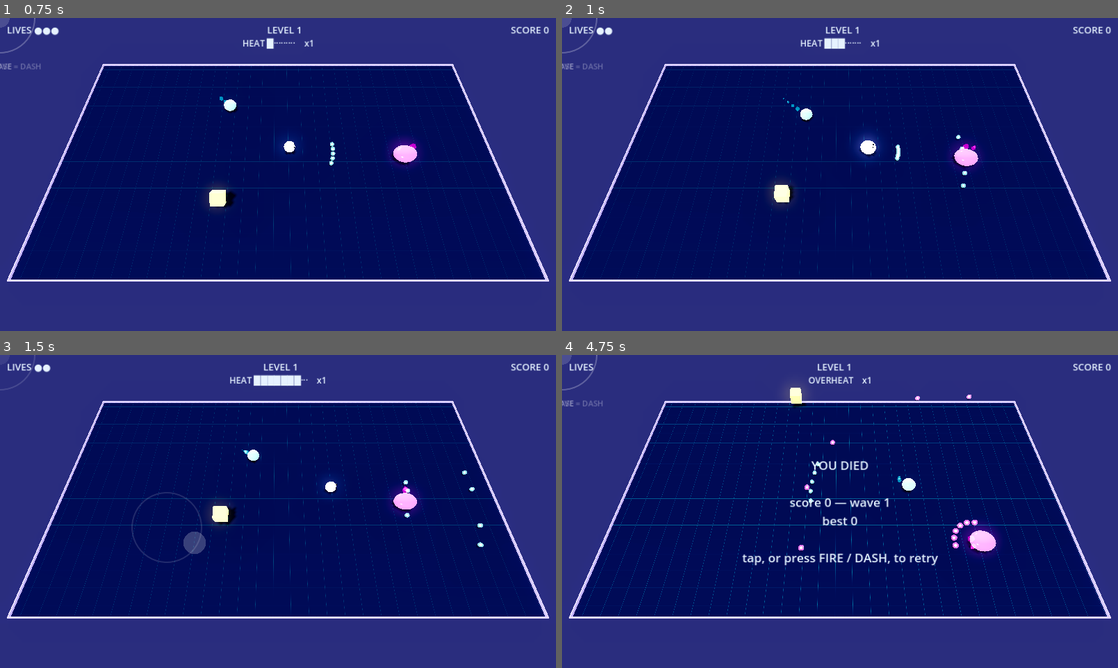
Above: before the commit, frames 1-4 (two rows, left to right).
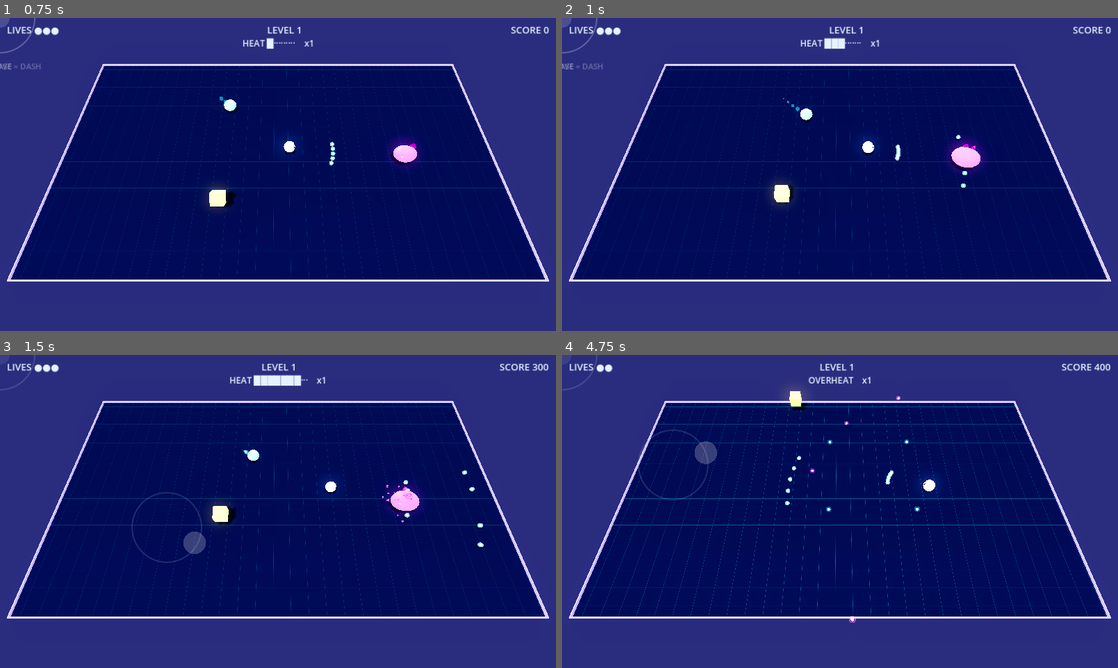
Above: after the commit, the same moments.

Repository: mbace1/toko-drop-godot
Game: Godot game, scene res://scenes/main.tscn
The game is run twice, just before and just after one commit, with the same random seed, the same clock (stepped at 60 frames per second) and the same inputs.
Inputs (mouse positions are in pixels of both pictures, inside the frame that each line leads up to):
- Up to frame 1 (0.75 s): tap Enter at 0.5 s; move the mouse to (400, 158) at 0.52 s; press the mouse at (400, 158) at 0.53 s; hold D (move_right) from 0.53 s (still down)
- Up to frame 2 (1 s): keep holding D (move_right)
- Up to frame 3 (1.5 s): release D (move_right) at 1.25 s; release the mouse at (400, 495) at 1.25 s; drag from (166, 527) to (250, 574) at 1.27 s
- Up to frame 4 (4.75 s): move the mouse to (895, 442) at 2.02 s; press the mouse at (895, 442) at 2.03 s; hold D (move_right) 2.03-2.75 s; release the mouse at (895, 442) at 2.75 s; drag from (812, 574) to (673, 464) at 2.77 s; move the mouse to (1006, 558) at 3.52 s; hold A (move_left) 3.53-4.25 s; hold Q 3.53-4.25 s; click (1006, 558) at 3.8 s; drag from (673, 464) to (756, 433) at 4.27 s

Frame 1 is identical in both runs. In frame 2, 0.4% of the frame differs, in the area x 9-76%, y 2-49%; in frame 3, 0.4%; in frame 4, 2.9%, in the area x 0-99%, y 0-86%.

Commit message:
Fix player bullets damaging the player; add debris and camera shake
THE BUG, first: patch tooling anchored the QUANTUM SHIELD reflect block on the
first `b.alive = false` in main.gd, which lives in the PLAYER-bullet-vs-enemy
loop rather than the enemy-bullet-vs-player one. The player-bullet loop was
overwritten with the enemy-bullet body, so since the abilities commit,
shooting an enemy called _damage_player() and gunfire could not kill anything
at all. Live on master for two commits.

It shipped past 155 green checks because those loops were inline in
_process_playing(), which needs live input, so nothing could reach them. They
are methods now — _collide_player_bullets / _collide_enemy_bullets /
_collide_contact — and the gate drives them directly against a real
main.tscn. The lesson is recorded in PORT_STATUS: a system only reachable
through input is a system the gate cannot see.

That scene test needs a REAL frame (main.tscn's _ready does not run until the
tree processes one, and add_child does not flush it in a bare SceneTree), so
smoke.gd now finishes its component tests in _init and picks the scene test up
from _process.

Game feel, the visual pass:
- DebrisPool — ballistic gel lumps with a floor bounce, at TUNING.fx counts:
  8 droplets on a hit, 22 droplets plus 5 bigger chunks on a kill. Lit rather
  than unlit, because unlit spheres of a flat colour read as confetti instead
  of bits of the same gel the bodies are made of.
- Camera shake on main.js's trauma model: events add trauma, it decays at
  ~2.8/s, and the offset is trauma SQUARED. Squaring is what keeps a stream of
  small hits from reading as constant judder while a kill still lands. Taking
  damage shakes hardest.

Smoke test 155 -> 164 checks; boots clean.

Co-Authored-By: Claude Sonnet 5 <noreply@anthropic.com>
Claude-Session: https://claude.ai/code/session_01YVYCthnnpMWQ6WawyhARue

Diff:
--- /dev/null
+++ b/scripts/debris_pool.gd
@@ -0,0 +1,125 @@
+## debris_pool.gd — the gel that comes off a body when it is hit or killed.
+##
+## `TUNING.fx` in the browser build: `hitDroplets` 8, `killDroplets` 22,
+## `killChunks` 5. A kill throws gel outward; a hit spits a few droplets. Both
+## are the difference between "the enemy's alive flag went false" and "you
+## burst it".
+##
+## One MultiMesh, ballistic integration on the CPU, floor bounce. Kept off
+## `GPUParticles3D` deliberately for now: these need to be spawnable from the
+## exact frame a body dies with the body's own colour, and a CPU pool of a few
+## hundred is far cheaper to reason about than a particle system per enemy.
+## PORT_BRIEF.md §3/§5 wants GPU particles eventually — that is a later pass,
+## and this is the shape it will replace.
+class_name DebrisPool
+extends Node3D
+
+const POOL_SIZE := 320
+const GRAVITY := -26.0
+const BOUNCE := -0.34
+const FRICTION := 0.86
+const LIFE := 0.85
+
+var _px := PackedFloat32Array()
+var _py := PackedFloat32Array()
+var _pz := PackedFloat32Array()
+var _vx := PackedFloat32Array()
+var _vy := PackedFloat32Array()
+var _vz := PackedFloat32Array()
+var _size := PackedFloat32Array()
+var _life := PackedFloat32Array()
+var _col: Array[Color] = []
+var _next := 0
+
+var _mm: MultiMeshInstance3D
+var _built := false
+
+func _ready() -> void:
+	build()
+
+func build() -> void:
+	if _built:
+		return
+	_built = true
+	for a in [_px, _py, _pz, _vx, _vy, _vz, _size, _life]:
+		a.resize(POOL_SIZE)
+	_col.resize(POOL_SIZE)
+
+	var m := SphereMesh.new()
+	m.radius = 1.0
+	m.height = 2.0
+	m.radial_segments = 6
+	m.rings = 4
+
+	var mat := StandardMaterial3D.new()
+	mat.vertex_color_use_as_albedo = true
+	mat.roughness = 0.15
+	mat.metallic = 0.0
+	# Lit, not unlit: these are lumps of the same gel the bodies are made of,
+	# and unlit spheres of a flat colour read as confetti.
+	mat.shading_mode = BaseMaterial3D.SHADING_MODE_PER_PIXEL
+
+	var mm := MultiMesh.new()
+	mm.transform_format = MultiMesh.TRANSFORM_3D
+	mm.use_colors = true
+	mm.instance_count = POOL_SIZE
+	mm.visible_instance_count = 0
+	mm.mesh = m
+
+	_mm = MultiMeshInstance3D.new()
+	_mm.multimesh = mm
+	_mm.material_override = mat
+	_mm.cast_shadow = GeometryInstance3D.SHADOW_CASTING_SETTING_OFF
+	add_child(_mm)
+
+## `spread` is the outward speed; `up` biases the initial lift.
+func burst(x: float, z: float, count: int, color: Color, size: float,
+		spread := 6.0, up := 5.0) -> void:
+	for i in count:
+		var s := _next
+		_next = (_next + 1) % POOL_SIZE
+		var a := randf() * TAU
+		var r := randf()
+		_px[s] = x
+		_py[s] = 0.35 + randf() * 0.5
+		_pz[s] = z
+		_vx[s] = cos(a) * spread * (0.35 + r)
+		_vy[s] = up * (0.4 + randf())
+		_vz[s] = sin(a) * spread * (0.35 + r)
+		_size[s] = size * (0.5 + randf() * 0.8)
+		_life[s] = LIFE * (0.7 + randf() * 0.6)
+		_col[s] = color
+
+func update(delta: float) -> void:
+	if not _built:
+		return
+	var n := 0
+	for i in POOL_SIZE:
+		if _life[i] <= 0.0:
+			continue
+		_life[i] -= delta
+		if _life[i] <= 0.0:
+			continue
+		_vy[i] += GRAVITY * delta
+		_px[i] += _vx[i] * delta
+		_py[i] += _vy[i] * delta
+		_pz[i] += _vz[i] * delta
+		if _py[i] < 0.06:
+			_py[i] = 0.06
+			_vy[i] *= BOUNCE
+			_vx[i] *= FRICTION
+			_vz[i] *= FRICTION
+		# Shrink out over the last third, so nothing vanishes mid-air.
+		var f: float = _size[i] * minf(1.0, _life[i] / (LIFE * 0.34))
+		_mm.multimesh.set_instance_transform(n,
+			Transform3D(Basis().scaled(Vector3(f, f, f)),
+				Vector3(_px[i], _py[i], _pz[i])))
+		_mm.multimesh.set_instance_color(n, _col[i])
+		n += 1
+	_mm.multimesh.visible_instance_count = n
+
+func clear() -> void:
+	for i in POOL_SIZE:
+		_life[i] = 0.0
+	if _built:
+		_mm.multimesh.visible_instance_count = 0
--- a/scripts/main.gd
+++ b/scripts/main.gd
@@ -53,6 +53,12 @@
 var bullets: BulletPool
 var trails: TrailPool
 var poison: PoisonField
+var debris: DebrisPool
+## Camera shake as main.js does it: a TRAUMA value events add to, decaying on
+## its own, with the offset driven by trauma SQUARED. Squaring is what stops a
+## stream of small hits reading as a constant judder while a kill still lands.
+var _trauma := 0.0
+var _cam_rest := Vector3.ZERO
 var waves: WaveDirector
 var input_mgr: InputManager
 var camera: Camera3D
@@ -88,6 +94,10 @@
 	poison = PoisonField.new()
 	add_child(poison)
 	poison.build()
+
+	debris = DebrisPool.new()
+	add_child(debris)
+	debris.build()
 
 	var enemies_root := Node3D.new()
 	enemies_root.name = "Enemies"
@@ -253,6 +263,7 @@
 	add_child(camera)
 	camera.look_at(Vector3(0.0, 0.0, 2.5), Vector3.UP)
 	camera.current = true
+	_cam_rest = camera.position
 
 func _setup_hud() -> void:
 	hud = CanvasLayer.new()
@@ -362,6 +373,7 @@
 				mode = row["mode"] if row["ready"] else Mode.CLASSIC
 				_start_game()
 
+	_update_shake(delta)
 	_update_hud()
 
 func _process_playing(delta: float) -> void:
@@ -381,13 +393,28 @@
 	bullets.update(delta, maxf(HALF_X, HALF_Z))
 	trails.update(delta)
 	poison.update(delta)
+	debris.update(delta)
 	# Standing in sludge costs you, long after the body that laid it died.
 	if player.alive and not player.invincible \
 			and poison.damages_at(player.position.x, player.position.z):
 		_damage_player()
 	waves.update(delta)
 
-	# Player bullets vs. enemies.
+	_collide_player_bullets()
+	_collide_enemy_bullets()
+	_collide_contact()
+
+	if not player.alive:
+		_on_player_dead()
+
+## One damage path for both rulesets. Rush spends a LIFE and drops the
+## chain; classic spends HP. Both take the mercy window, so a single frame
+## can never cost two.
+## Player shots vs. enemy bodies. A method, not an inline loop, so the gate
+## can drive it: these were only reachable through _process_playing() (which
+## needs live input), and that is exactly how a bug that made player bullets
+## damage the PLAYER shipped past a green suite.
+func _collide_player_bullets() -> void:
 	for e in waves.enemies:
 		if not is_instance_valid(e) or not e.alive:
 			continue
@@ -397,39 +424,81 @@
 			var dx := b.x - e.position.x
 			var dz := b.z - e.position.z
 			var r := e.radius + 0.15
-			if dx * dx + dz * dz < r * r:
-				# QUANTUM SHIELD turns incoming fire into outgoing fire. It is
-				# the one ability that pays you for standing and shooting.
-				if mode == Mode.RUSH and rush.reflecting():
-					bullets.spawn_dir(b.x, b.z, -b.vx, -b.vz, true)
-					b.alive = false
-					continue
-				b.alive = false
-				_damage_player()
+			if dx * dx + dz * dz >= r * r:
+				continue
+			b.alive = false
+			var was_max := e.max_hp
+			if e.take_hit(1):
+				var gain := 100 * was_max
+				score += rush.award(gain) if mode == Mode.RUSH else gain
+				audio.play_varied("kill")
+				# TUNING.fx: killDroplets 22 / killChunks 5.
+				debris.burst(e.position.x, e.position.z, 22, e.color, e.radius * 0.26)
+				debris.burst(e.position.x, e.position.z, 5, e.color, e.radius * 0.5, 4.0, 7.0)
+				add_shake(0.12)
+			else:
+				audio.play_varied("hit")
+				# TUNING.fx.hitDroplets 8 — a hit SPITS, a kill bursts.
+				debris.burst(b.x, b.z, 8, e.color, e.radius * 0.15, 3.4, 3.0)
 				break
 
-	# Enemy bullets vs. player. Checked after contact so a single frame can
-	# never cost two HP — player.hit() is a no-op while mercy i-frames run,
-	# which the first hit of the frame has already started.
-	if player.alive and not player.invincible:
-		for b in bullets.active:
-			if not b.alive or b.is_player:
+## Enemy shots vs. the player. QUANTUM SHIELD belongs HERE — it turns
+## incoming fire into outgoing fire, and is the one ability that pays you
+## for standing and shooting.
+func _collide_enemy_bullets() -> void:
+	if not player.alive or player.invincible:
+		return
+	for b in bullets.active:
+		if not b.alive or b.is_player:
+			continue
+		var dx := b.x - player.position.x
+		var dz := b.z - player.position.z
+		var r := Player.RADIUS + 0.15
+		if dx * dx + dz * dz >= r * r:
+			continue
+		if mode == Mode.RUSH and rush.reflecting():
+			bullets.spawn_dir(b.x, b.z, -b.vx, -b.vz, true)
+			b.alive = false
+			continue
+		b.alive = false
+		_damage_player()
+		return
+
+## Bodies touching the player. In Rush a BOOSTING player kills instead of
+## being hurt, which is the whole mode; that branch runs first.
+func _collide_contact() -> void:
+	if not player.alive:
+		return
+	if mode == Mode.RUSH and rush.boosting:
+		for e in waves.enemies:
+			if not is_instance_valid(e) or not e.alive:
 				continue
-			var dx := b.x - player.position.x
-			var dz := b.z - player.position.z
-			var r := Player.RADIUS + 0.15
-			if dx * dx + dz * dz < r * r:
-				b.alive = false
-				_damage_player()
-				break
-
-	if not player.alive:
-		_on_player_dead()
-
-## One damage path for both rulesets. Rush spends a LIFE and drops the
-## chain; classic spends HP. Both take the mercy window, so a single frame
-## can never cost two.
+			var bdx := e.position.x - player.position.x
+			var bdz := e.position.z - player.position.z
+			var br := e.radius + Player.RADIUS
+			if bdx * bdx + bdz * bdz < br * br:
+				var bmax := e.max_hp
+				if e.take_hit(99):
+					rush.add_boost_kill()
+					score += rush.award(100 * bmax)
+					audio.play_varied("kill")
+					debris.burst(e.position.x, e.position.z, 22, e.color, e.radius * 0.30)
+					add_shake(0.16)
+		return
+	if player.invincible:
+		return
+	for e in waves.enemies:
+		if not is_instance_valid(e) or not e.alive:
+			continue
+		var dx := e.position.x - player.position.x
+		var dz := e.position.z - player.position.z
+		var r := e.radius + Player.RADIUS
+		if dx * dx + dz * dz < r * r:
+			_damage_player()
+			return
+
 func _damage_player() -> void:
+	add_shake(0.45)   # the one event you must never miss
 	if mode == Mode.RUSH:
 		if player.invincible:
 			return
@@ -495,6 +564,7 @@
 	bullets.clear()
 	trails.clear()
 	poison.clear()
+	debris.clear()
 	waves.start_wave()
 	_msg_label.hide()
 
@@ -582,6 +652,25 @@
 	var r: Dictionary = MODE_ROWS[_menu_row]
 	return SaveService.RUSH if r["mode"] == Mode.RUSH else SaveService.NORMAL
 
+## main.js: trauma decays at ~2.8/s and the offset is trauma squared.
+func _update_shake(delta: float) -> void:
+	if _trauma <= 0.0:
+		if camera.position != _cam_rest:
+			camera.position = _cam_rest
+			camera.look_at(Vector3(0.0, 0.0, 2.5), Vector3.UP)
+		return
+	_trauma = maxf(0.0, _trauma - delta * 2.8)
+	var mag := _trauma * _trauma
+	var t := Time.get_ticks_msec() / 1000.0
+	camera.position = _cam_rest + Vector3(
+		sin(t * 41.0) * mag * 1.8,
+		sin(t * 37.0) * mag * 1.2,
+		sin(t * 43.0) * mag * 1.2)
+	camera.look_at(Vector3(0.0, 0.0, 2.5), Vector3.UP)
+
+func add_shake(amount: float) -> void:
+	_trauma = minf(1.0, _trauma + amount)
+
 func _update_hud() -> void:
 	if player == null:
 		return
--- a/tests/smoke.gd
+++ b/tests/smoke.gd
@@ -29,9 +29,20 @@
 	_test_death_pop(root)
 	_test_revenge(root)
 	_test_wave_clears_and_advances(root)
-
+	# The scene test needs a REAL frame: main.tscn's _ready() does not run
+	# until the tree processes one, and add_child() does not flush it here.
+	# So the component tests finish in _init and _process picks up from there.
+
+var _frames := 0
+
+func _process(_delta: float) -> bool:
+	_frames += 1
+	if _frames < 2:
+		return false
+	_test_collisions()
 	print("SMOKE: %s" % ("PASS" if _ok else "FAIL"))
 	quit(0 if _ok else 1)
+	return true
 
 func _check(cond: bool, label: String) -> void:
 	print(("  ok  " if cond else "FAIL ") + label)
@@ -728,3 +739,70 @@
 	wd.start_wave()
 	_check(wd.wave == 2, "the next wave starts")
 	_check(wd.enemies.size() > 0, "wave 2 spawns bodies (%d)" % wd.enemies.size())
+
+
+## Drives main.gd's own collision methods against a real scene. Everything
+## above tests components in isolation; this is the only thing that tests the
+## wiring, and the wiring is where the worst bug so far lived.
+func _test_collisions() -> void:
+	var main = load("res://scenes/main.tscn").instantiate()
+	get_root().add_child(main)
+	main.mode = main.Mode.CLASSIC
+	main.player.reset()
+	main.waves.clear()
+	main.bullets.clear()
+	main.score = 0
+
+	# Park an enemy and put a PLAYER bullet on top of it.
+	var e := Globbo.new()
+	main.waves.enemies_root.add_child(e)
+	e.position = Vector3(3.0, 0.0, 0.0)
+	e.half_x = 19.0
+	e.half_z = 11.0
+	e.target = main.player
+	e.init()
+	main.waves.enemies.append(e)
+
+	var hp_before: int = main.player.hp
+	main.bullets.spawn_dir(3.0, 0.0, 1.0, 0.0, true)
+	main._collide_player_bullets()
+
+	_check(main.player.hp == hp_before,
+		"a PLAYER bullet hitting an enemy does not damage the player")
+	_check(not e.alive, "it kills the enemy (GLOBBO is hp 1)")
+	_check(main.score > 0, "and scores (%d)" % main.score)
+
+	# An ENEMY bullet on the player does damage it.
+	main.player.reset()
+	main.bullets.clear()
+	main.bullets.spawn_dir(main.player.position.x, main.player.position.z,
+		1.0, 0.0, false)
+	main._collide_enemy_bullets()
+	_check(main.player.hp == Player.MAX_HP - 1, "an ENEMY bullet costs the player HP")
+
+	# Contact damage, and the Rush boost branch that replaces it.
+	main.player.reset()
+	main.waves.enemies.clear()
+	var e2 := Globbo.new()
+	main.waves.enemies_root.add_child(e2)
+	e2.position = main.player.position
+	e2.half_x = 19.0
+	e2.half_z = 11.0
+	e2.target = main.player
+	e2.init()
+	main.waves.enemies.append(e2)
+
+	main._collide_contact()
+	_check(main.player.hp == Player.MAX_HP - 1, "a body touching you costs HP in Normal")
+	_check(e2.alive, "and the body survives")
+
+	main.mode = main.Mode.RUSH
+	main.rush.reset()
+	main.rush.boosting = true
+	main.player.reset()
+	main._collide_contact()
+	_check(not e2.alive, "in Rush, BOOSTING through a body kills it instead")
+	_check(main.player.hp == Player.MAX_HP, "and costs the player nothing")
+	_check(main.rush.multiplier > 1, "and chains the multiplier")
+
+	main.queue_free()
Not shown, added: scripts/debris_pool.gd.uid
Not shown, changed: PORT_STATUS.md
